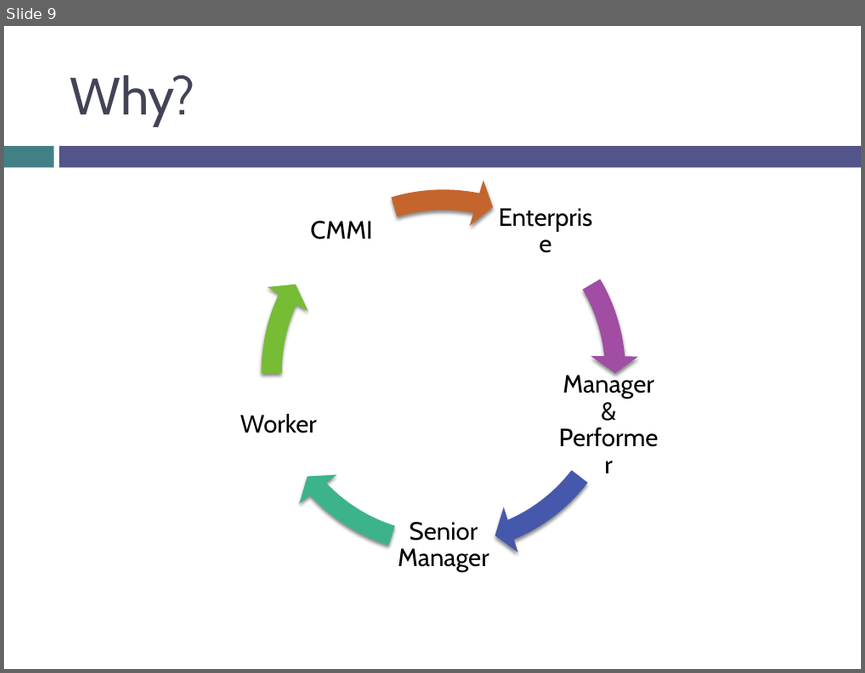
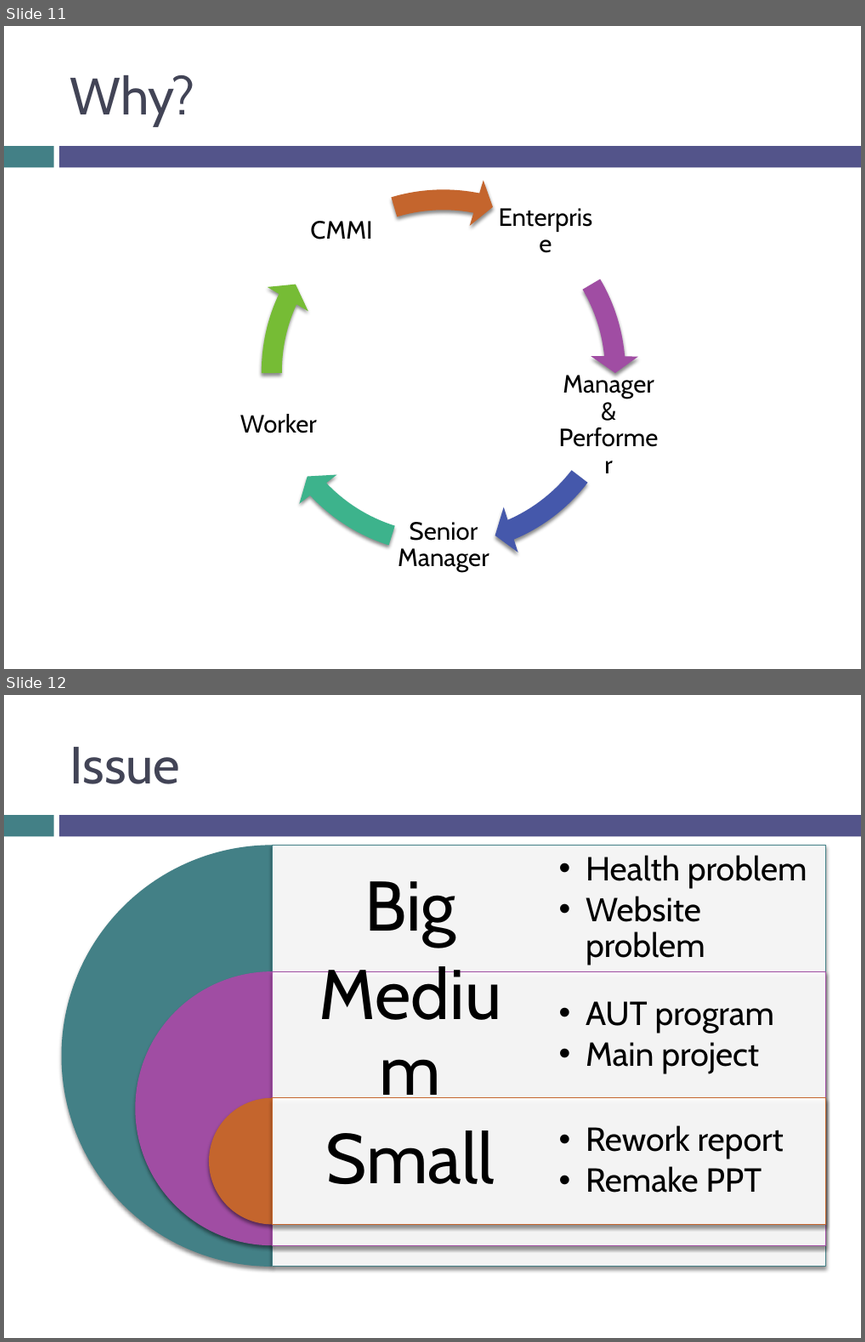
Before and after one commit to max26292/2017_14BIT_Celestial_Seminar, a slide deck: CMMI.pptx. Shown one above the other, each under a label of ours: slide 9 before the commit, slides 11 and 12 after it. The pictures are 865x673 and 865x1342 pixels, drawn with LibreOffice and Linux fonts; fonts in the diff are those of the drawing; background and template pictures are left out. Boxes give left, top, right and bottom in pixels: in the first picture for what was removed or moved away, otherwise in the second. Text is boxed around its words. In the diff, an @@ line names an element or a change of style, - is before the commit and + after.

Commit message:
CMMI - Process of Seminar (report included)

```diff
--- a/CMMI.pptx
+++ b/CMMI.pptx
@@ slide 12 added at bbox=[4, 695, 861, 1338], background picture (left out); not listed: 2 template elements that a slide beside it also shows @@
@@ title added at bbox=[69, 747, 180, 784], 44 pt, text #424456 @@
+Issue
@@ group added at bbox=[62, 845, 826, 1266]: 6 texts, 3 pie slice (boxed as its full ellipse)s, 3 rectangles @@
+Big
+Medium
+Small
+  • Health problem
+  • Website problem
+  • AUT program
+  • Main project
+  • Rework report
+  • Remake PPT
@@ what was slide 9 is now slide 11 @@
```
Also in this commit, not shown: 3 slides changed, 3 other slides added.
